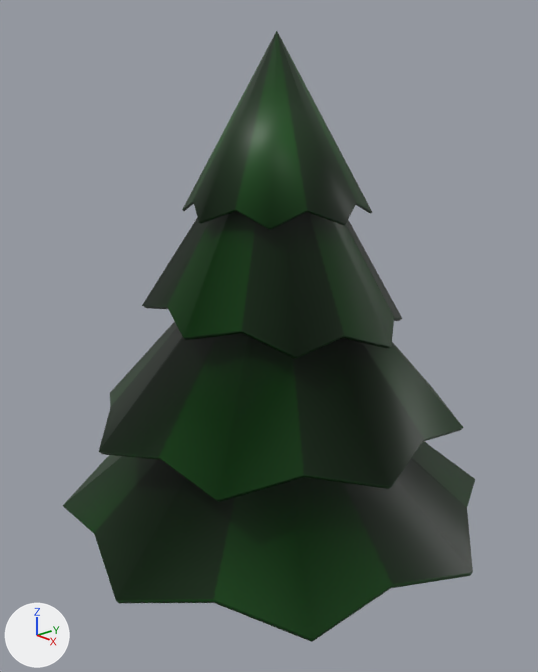
A saved change to the Blender file Entities/Objects/Models/Environment/pine_tree_01.blend.
Both versions are drawn from a camera (50 mm lens) standing at (4.0, -3.56, 3.65) and looking at (-0.02, -0.07, 1.83). Every picture has the same lights, and +X, +Y and +Z are marked at lower left.

Script lines for the objects in view, before the commit:
```python
me_cylinder = bpy.data.meshes.new('Cylinder')
me_cylinder.from_pydata(...)  # 209 vertices, 209 faces; spans x -4.58..4.59, y -4.59..4.59, z -1.4..9.68
me_cylinder.polygons.foreach_set('use_smooth', [True] * 209)
me_cylinder.materials.append(mat_pine_tree_01_ao)  # picture img_pine_tree_01_ao
ob_cylinder = bpy.data.objects.new('Cylinder', me_cylinder)
ob_cylinder.location = (-0.019, 0.0, 0.444)
ob_cylinder.scale = (0.364, 0.364, 0.364)
```
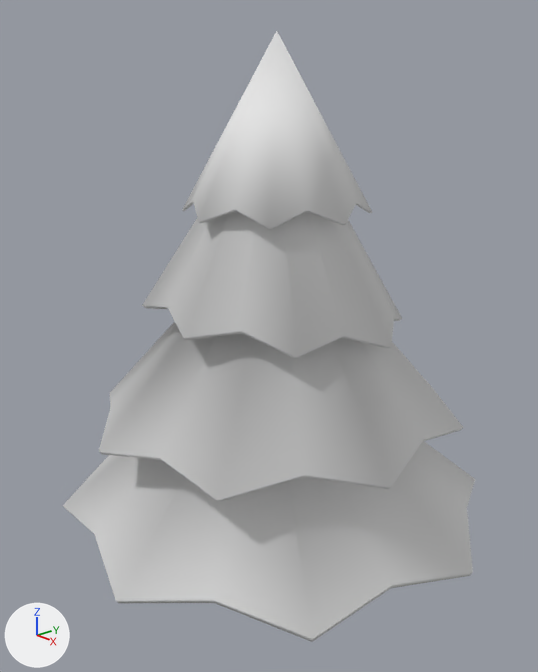
Changed parts and their boxes [x1, y1, x2, y2] in the pictures (538 x 672 px):
```json
{"object": "Cylinder", "change": "recoloured", "before": [63, 31, 475, 642], "after": [63, 31, 475, 642]}
```

The change, as JSON lines over the scene's bpy script:
```json
{"op": "add", "block": "mat_material", "code": ["mat_material = diffuse_material('Material')", "mat_material.base_color = (0.8, 0.8, 0.8)  # white #e7e7e7"]}
{"block": "me_cylinder", "where": "me_cylinder.from_pydata(...)  # 209 vertices, 209 faces; spans x -4.58..4.59, y -4.59..4.59, z -1.4..9.68"}
{"op": "remove", "block": "me_cylinder", "code": "me_cylinder.materials.append(mat_pine_tree_01_ao)  # picture img_pine_tree_01_ao"}
{"op": "add", "block": "me_cylinder", "code": "me_cylinder.materials.append(mat_material)  # white #e7e7e7"}
```
